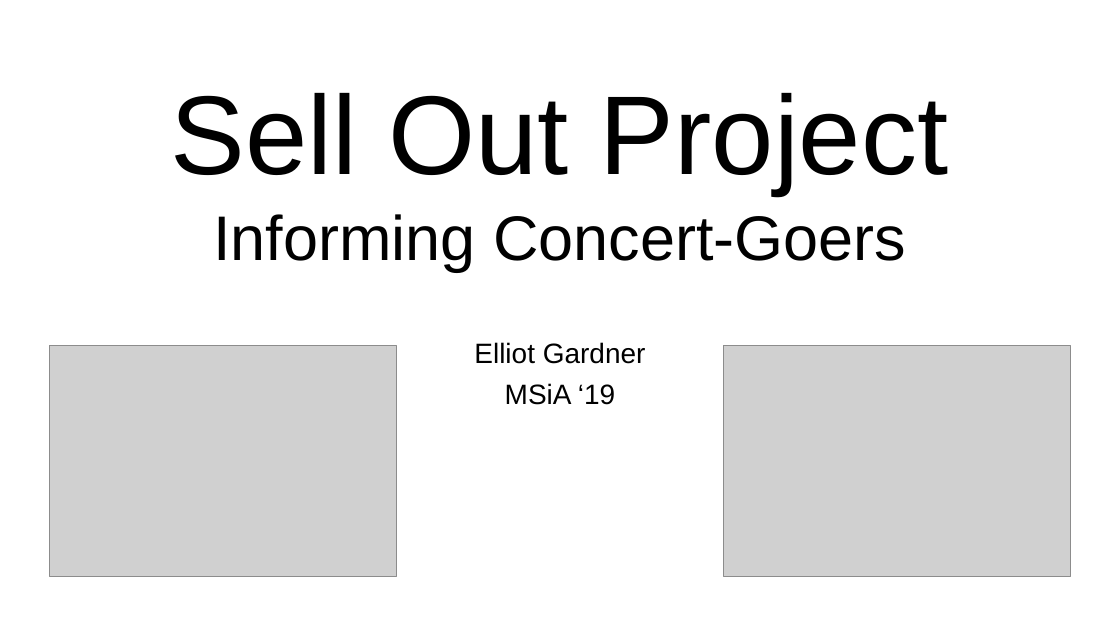
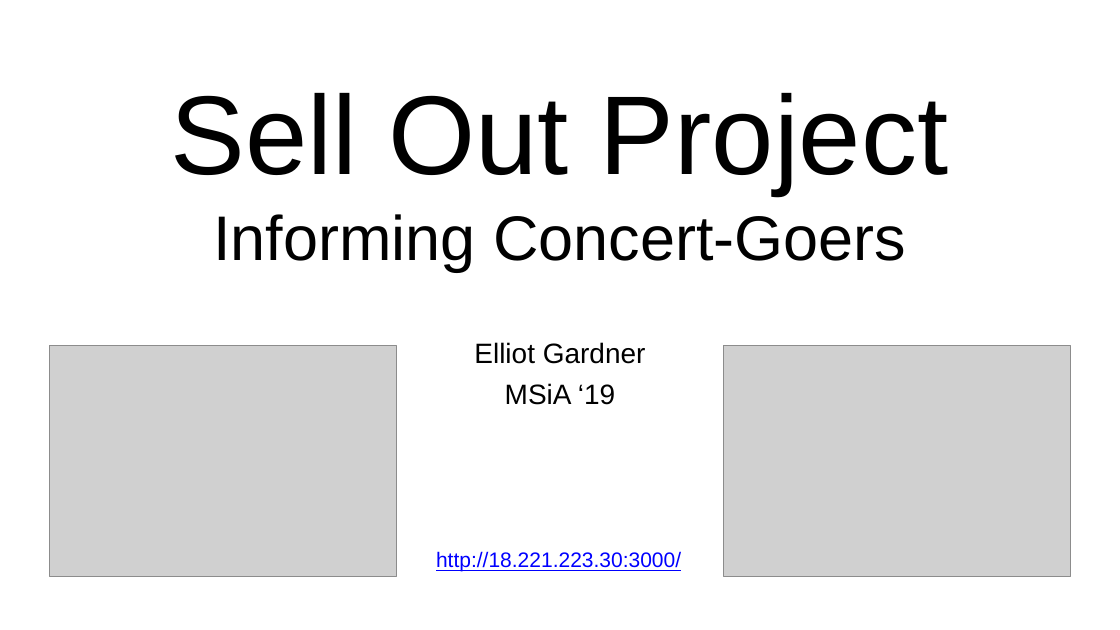
Before and after one commit to ElliotGardner/sell_out_project, a slide deck: slide 1 of docs/Final Demo and Presentation.pptx. Drawn at 1120x630 pixels with LibreOffice and Linux fonts; fonts in the diff are those of the drawing; grey boxes stand for pictures; background and template pictures are left out. Boxes give left, top, right and bottom in pixels: in the first picture for what was removed or moved away, otherwise in the second. Text is boxed around its words. In the diff, an @@ line names an element or a change of style, - is before the commit and + after.

Commit message:
updated slides and css

```diff
--- a/docs/Final Demo and Presentation.pptx
+++ b/docs/Final Demo and Presentation.pptx
@@ text added at [436, 551, 681, 572], 18 pt, text #0000FF, underline @@
+http://18.221.223.30:3000/
```
Also in this commit, not shown: 1 other slide changed, 4 other files.
